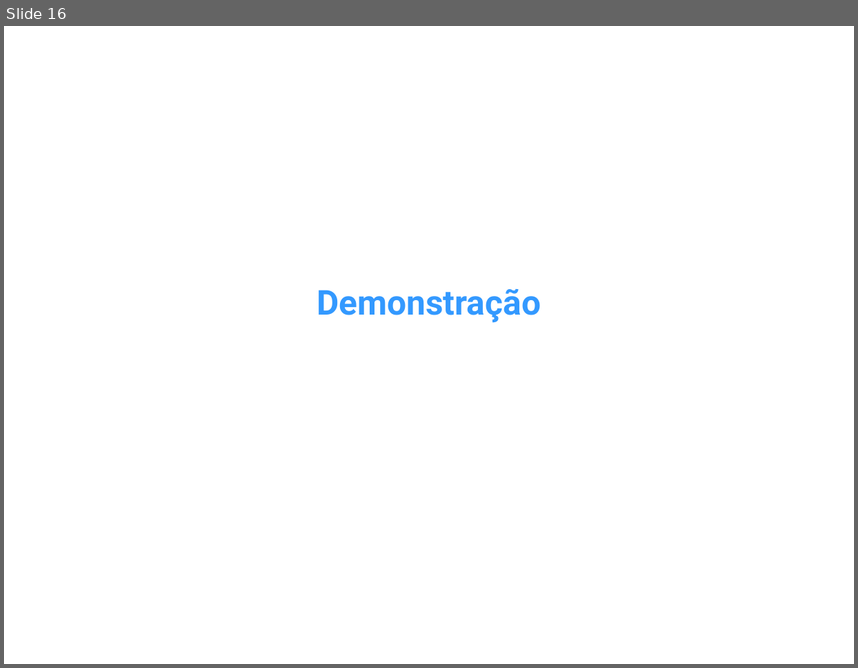
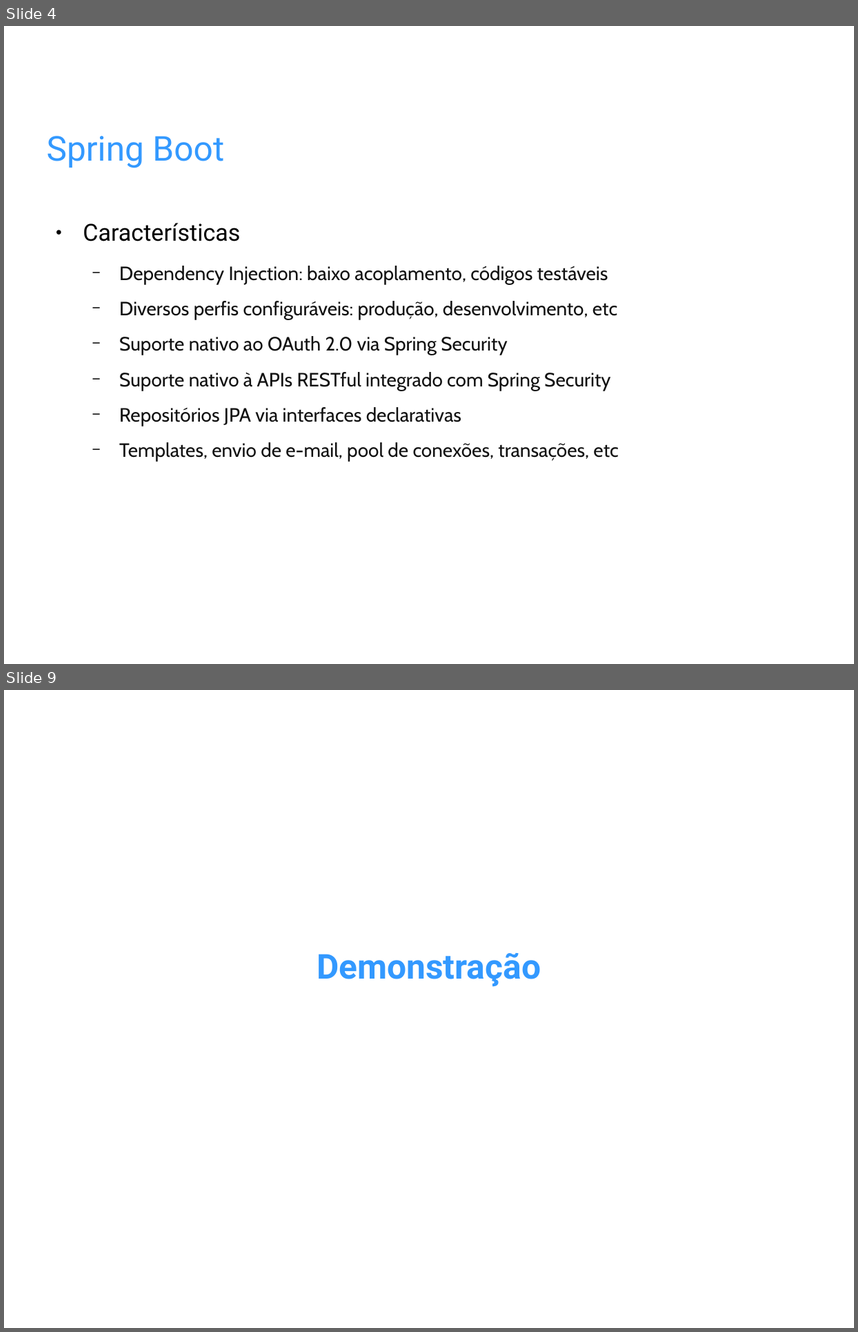
Before and after one commit to amoraes/spring-boot-unesp, a slide deck: etc/Apresentacao-InfoUnesp2016.odp. Shown one above the other, each under a label of ours: slide 16 before the commit, slides 4 and 9 after it; the slides between them are not shown. The pictures are 858x668 and 858x1332 pixels, drawn with LibreOffice and Linux fonts; fonts in the diff are those of the drawing; background and template pictures are left out. Boxes give left, top, right and bottom in pixels: in the first picture for what was removed or moved away, otherwise in the second. Text is boxed around its words. In the diff, an @@ line names an element or a change of style, - is before the commit and + after.

```diff
--- a/etc/Apresentacao-InfoUnesp2016.odp
+++ b/etc/Apresentacao-InfoUnesp2016.odp
@@ slide 4 added at bbox=[4, 26, 854, 664], background picture (left out) @@
@@ title added at bbox=[47, 136, 224, 168], 32 pt, text #3399FF @@
+Spring Boot
@@ text added at bbox=[83, 223, 618, 461], 18 pt, text #111111 @@
+● Características
+  − Dependency Injection: baixo acoplamento, códigos testáveis
+  − Diversos perfis configuráveis: produção, desenvolvimento, etc
+  − Suporte nativo ao OAuth 2.0 via Spring Security
+  − Suporte nativo à APIs RESTful integrado com Spring Security
+  − Repositórios JPA via interfaces declarativas
+  − Templates, envio de e-mail, pool de conexões, transações, etc
@@ what was slide 16 is now slide 9 @@
```
Also in this commit, not shown: 1 slide changed, 6 other slides added, 14 slides removed.
